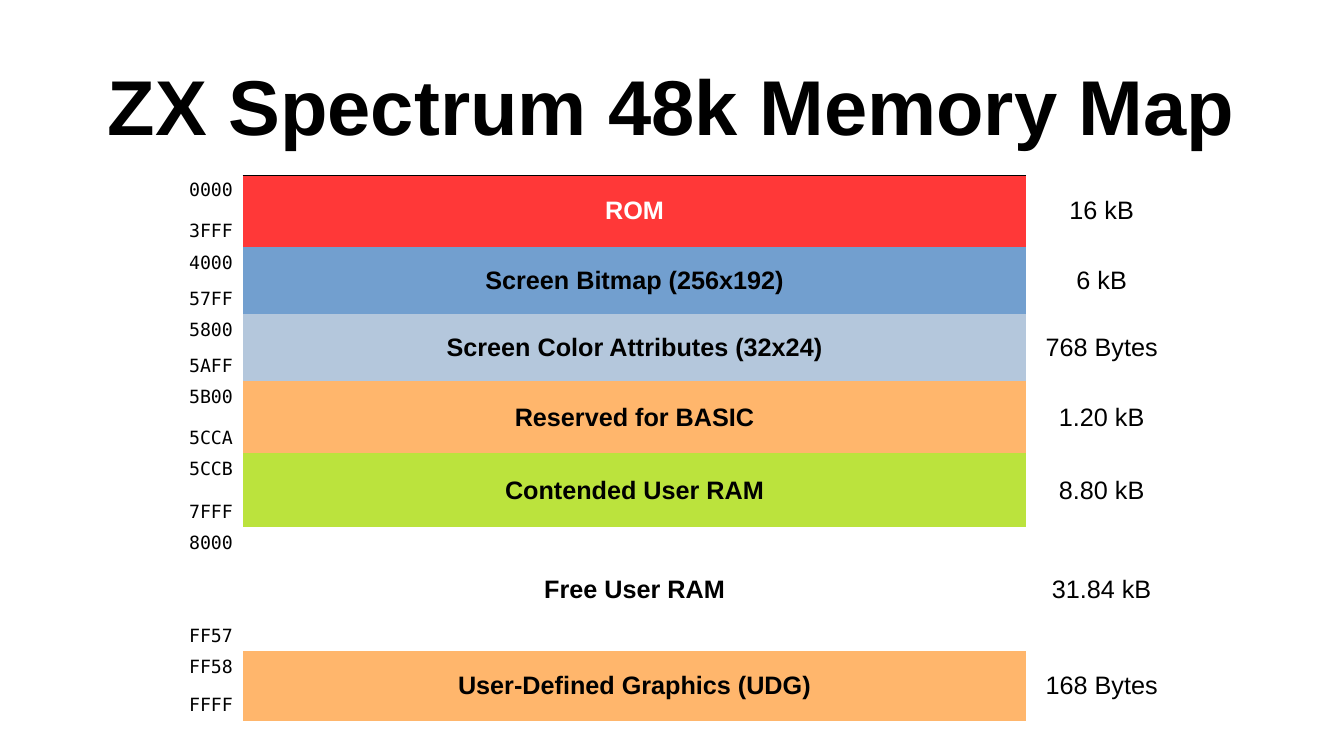
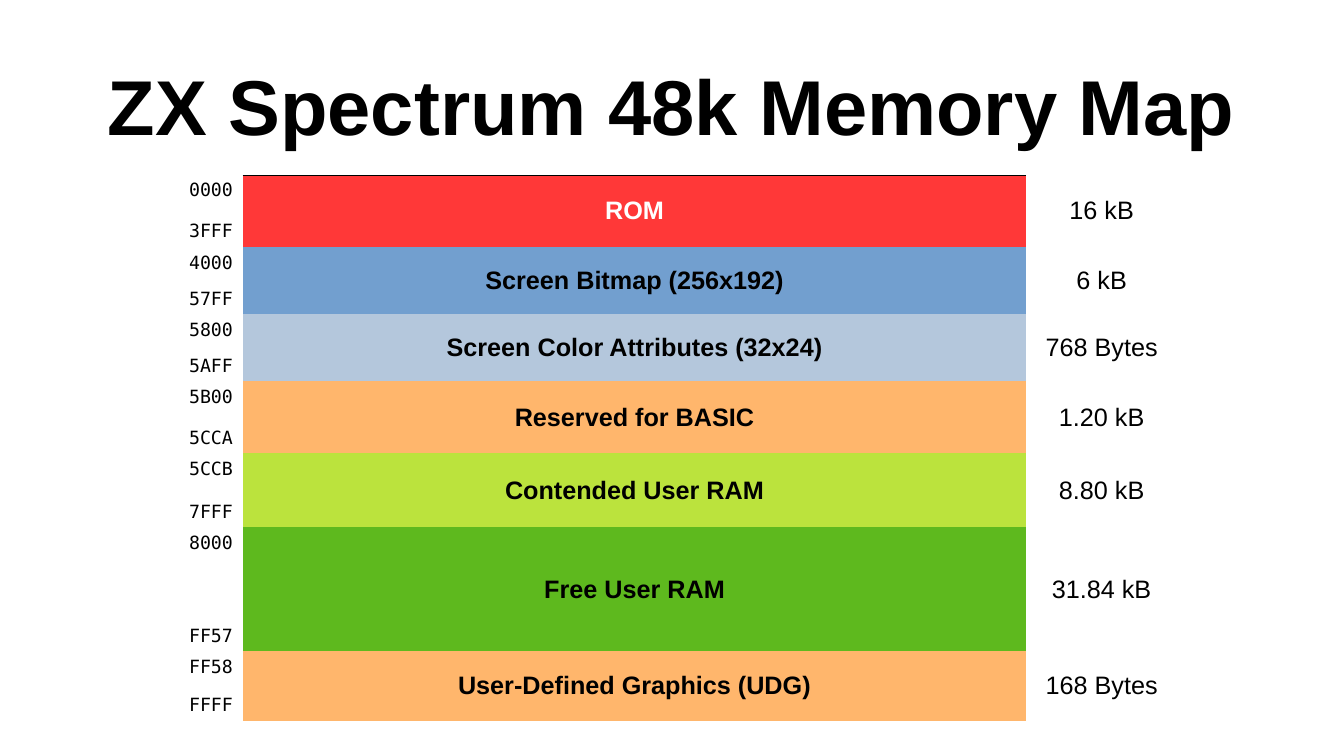
Before and after one commit to SlithyMatt/zxs-assembly-tutorial, a slide deck: slide 4 of Lesson11/Lesson11.odp. Drawn at 1344x756 pixels with LibreOffice and Linux fonts; fonts in the diff are those of the drawing. Boxes give left, top, right and bottom in pixels: in the first picture for what was removed or moved away, otherwise in the second. Text is boxed around its words. In the diff, an @@ line names an element or a change of style, - is before the commit and + after.

```diff
--- a/Lesson11/Lesson11.odp
+++ b/Lesson11/Lesson11.odp
@@ table at bbox=[160, 174, 1177, 721] @@
@@ fill none to #FFFFFF in 21 cells @@
@@ fill none to #5EB91E in row 11, column 2 @@
```
Also in this commit, not shown: 2 other slides changed, 1 slide added, 1 other file.
